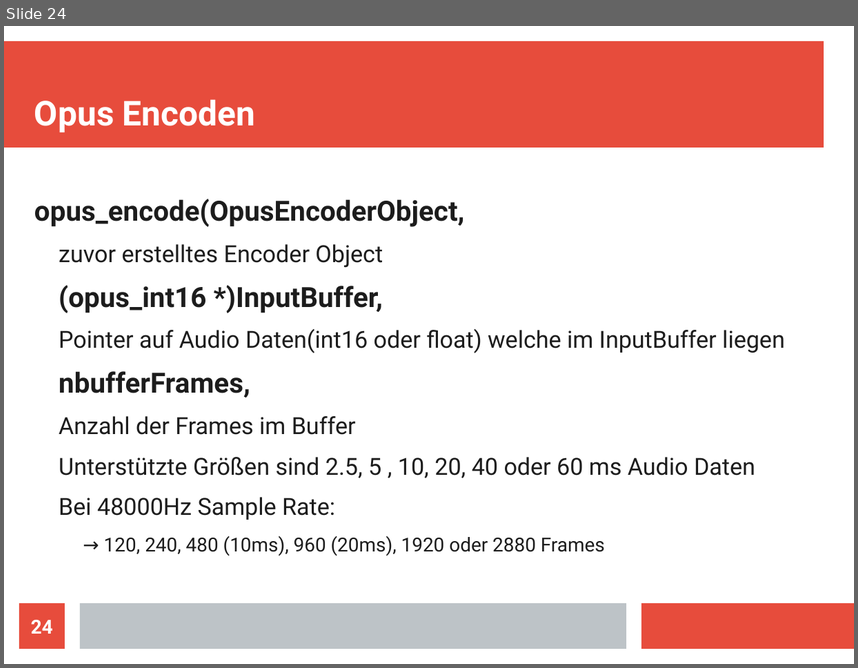
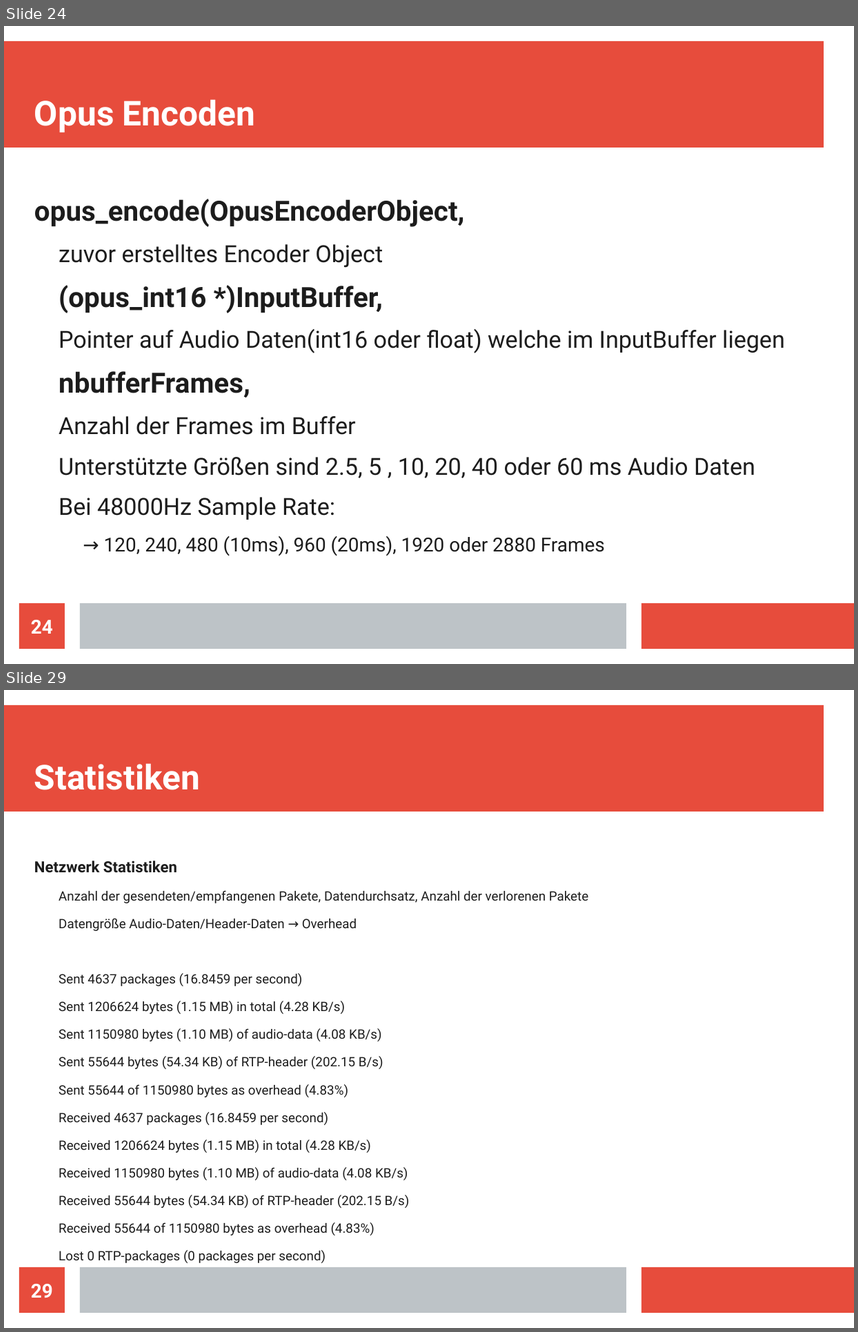
Before and after one commit to doe300/OHMComm, a slide deck: documents/OHMCommPres.odp. Shown one above the other, each under a label of ours: slide 24 before the commit, slides 24 and 29 after it; the slides between them are not shown. The pictures are 858x668 and 858x1332 pixels, drawn with LibreOffice and Linux fonts; fonts in the diff are those of the drawing. Boxes give left, top, right and bottom in pixels: in the first picture for what was removed or moved away, otherwise in the second. Text is boxed around its words. In the diff, an @@ line names an element or a change of style, - is before the commit and + after.

```diff
--- a/documents/OHMCommPres.odp
+++ b/documents/OHMCommPres.odp
@@ slide 29 added at <box>4,690,854,1328</box>, background #FFFFFF; not listed: 3 template elements that a slide beside it also shows @@
@@ title added at <box>34,763,200,790</box>, 32 pt, text #FFFFFF, bold @@
+Statistiken
@@ text added at <box>34,860,588,1263</box>, 12.1 pt, text #1C1C1C @@
+Netzwerk Statistiken
+  Anzahl der gesendeten/empfangenen Pakete, Datendurchsatz, Anzahl der verlorenen Pakete
+  Datengröße Audio-Daten/Header-Daten → Overhead
+  Sent 4637 packages (16.8459 per second)
+  Sent 1206624 bytes (1.15 MB) in total (4.28 KB/s)
+  Sent 1150980 bytes (1.10 MB) of audio-data (4.08 KB/s)
+  Sent 55644 bytes (54.34 KB) of RTP-header (202.15 B/s)
+  Sent 55644 of 1150980 bytes as overhead (4.83%)
+  Received 4637 packages (16.8459 per second)
+  Received 1206624 bytes (1.15 MB) in total (4.28 KB/s)
+  Received 1150980 bytes (1.10 MB) of audio-data (4.08 KB/s)
+  Received 55644 bytes (54.34 KB) of RTP-header (202.15 B/s)
+  Received 55644 of 1150980 bytes as overhead (4.83%)
+  Lost 0 RTP-packages (0 packages per second)
@@ page number added at <box>19,1267,65,1312</box>, fill #E74C3C, 18 pt, text #FFFFFF, bold @@
+29
```
Also in this commit, not shown: 4 slides changed, 5 other slides added.
